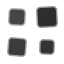
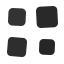
Revision of a layered 64px x 64px image; what changed, layer by layer:
painted on "Rounded Rectangle 4" over <box>39,39,55,55</box>
painted on "Rounded Rectangle 3" over <box>7,37,27,57</box>
painted on "Rounded Rectangle 2" over <box>36,6,58,28</box>
painted on "Rounded Rectangle 1" over <box>8,8,26,26</box>
